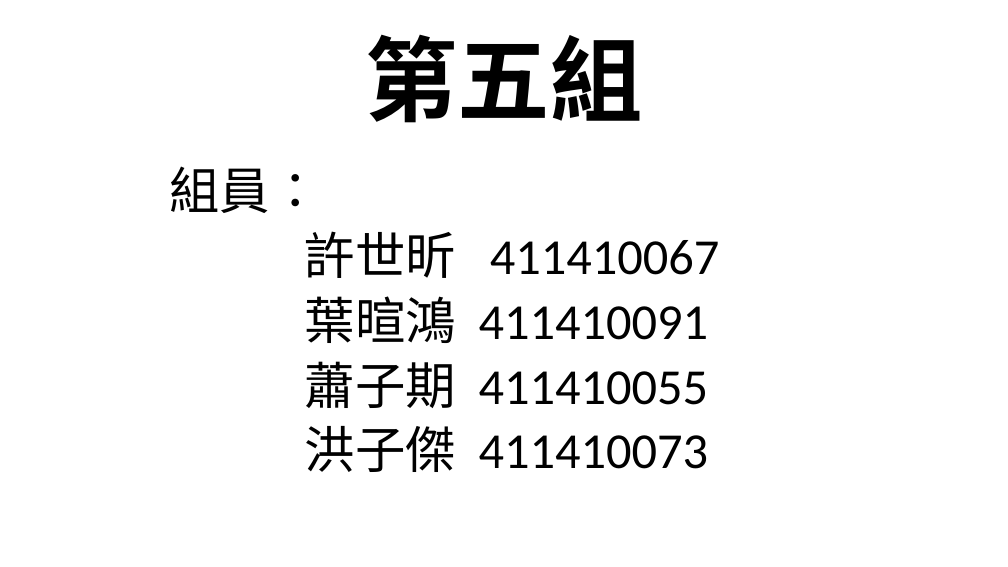
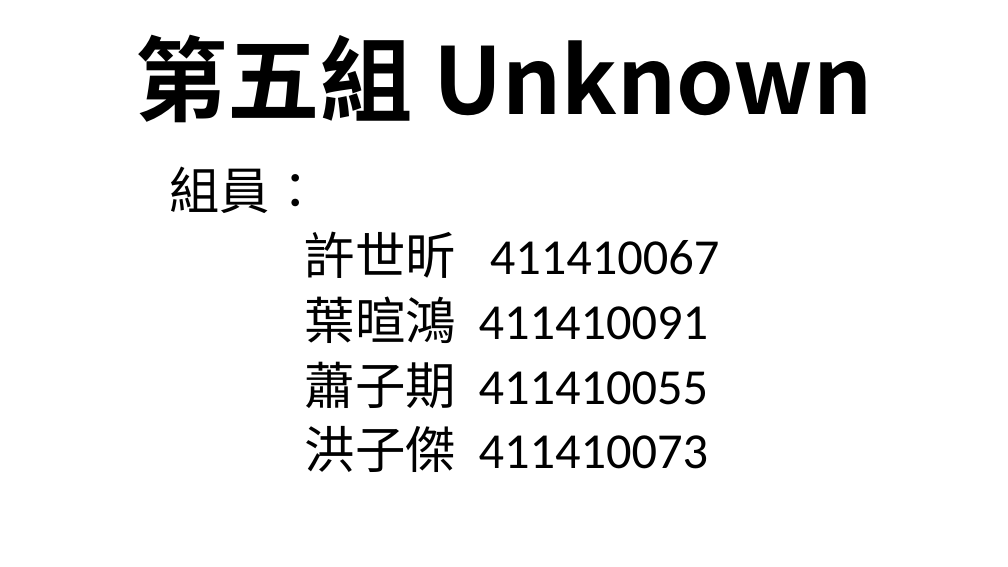
Before and after one commit to 1508leo/PD_Final_Project, a slide deck: slide 1 of Store/outline.pptx. Drawn at 1008x567 pixels with LibreOffice and Linux fonts; fonts in the diff are those of the drawing. Boxes give left, top, right and bottom in pixels: in the first picture for what was removed or moved away, otherwise in the second. Text is boxed around its words. In the diff, an @@ line names an element or a change of style, - is before the commit and + after.

```diff
--- a/Store/outline.pptx
+++ b/Store/outline.pptx
@@ title at bbox=[135, 34, 872, 123]: text changed @@
-第五組
+第五組 Unknown
```
Also in this commit, not shown: 2 other files.
